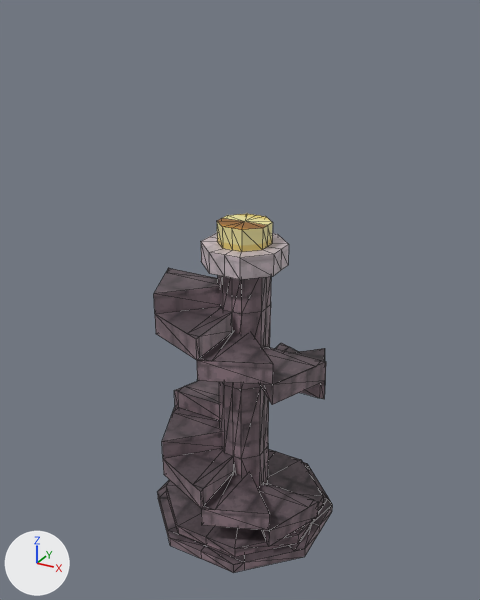
What one commit did to the glTF model assets/models/stairs_spiral_a.glb.
Camera for both pictures: a 50 mm camera at (3.41, -6.31, 6.18) aimed at (-0.05, -0.01, 3.04). Every picture has the same lights, and +X, +Y and +Z are marked at lower left. The picture after the commit comes second. Mesh edges are drawn as thin lines. Vertices at exactly the same position are counted once.

Names of what the first picture shows: 'glow', 'stairs'.
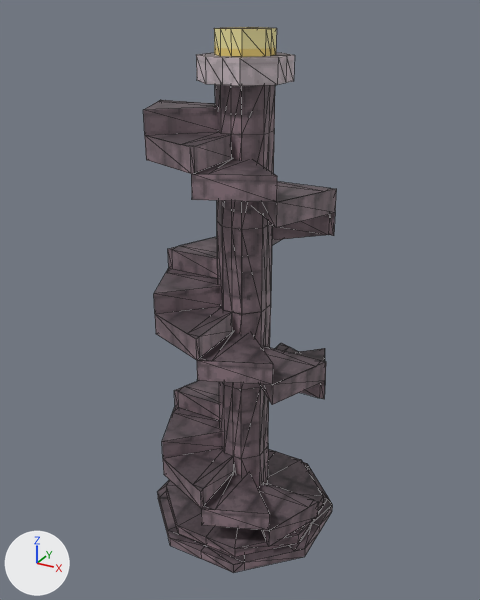
Diff of the bpy script that builds the scene:
```diff
--- a/assets/models/stairs_spiral_a.glb.py
+++ b/assets/models/stairs_spiral_a.glb.py
@@ me_glow @@
 # used by ob_glow; location = (0.0, 0.0, 0.0)
-me_glow.from_pydata(...)  # 25 vertices, 36 faces; spans x -0.289..0.289, y -0.289..0.289, z 3.75..4.0
+me_glow.from_pydata(...)  # 25 vertices, 36 faces; spans x -0.289..0.289, y -0.289..0.289, z 5.75..6.0
+# me_glow part 1: the whole mesh is moved by (0.0, 0.0, 2.0)
 me_glow.materials.append(mat_stairs_spiral_a)
@@ me_stairs @@
 # used by ob_stairs; location = (0.0, 0.0, 0.0)
-me_stairs.from_pydata(...)  # 262 vertices, 372 faces; spans x -1.1..1.1, y -1.1..1.1, z 0.0..3.75
+me_stairs.from_pydata(...)  # 366 vertices, 516 faces; spans x -1.1..1.1, y -1.1..1.1, z 0.0..5.75
+# me_stairs part 2: the loose piece of 25 vertices spanning x -0.46..0.46, y -0.46..0.46, z 3.5..3.75 is moved by (0.0, 0.0, 2.0)
+# me_stairs part 3
+# 12 vertices are removed from x -0.29..0.29, y -0.29..0.29, z 3.5
+# 24 faces are deleted
+# 31 vertices are added at x -1.06..1.06, y -1.06..1.06, z 3.25..5.25
+# 12 new vertices lie (0.0, 0.0, 1.0) away from vertices in x -0.29..0.29, y -0.29..0.29, z 3.0
+# 12 new vertices lie (0.0, 0.0, -1.0) away from vertices in x -0.29..0.29, y -0.29..0.29, z 4.0
+# 12 new vertices lie (0.0, 0.0, 1.0) away from vertices in x -0.29..0.29, y -0.29..0.29, z 4.0
+# 12 new vertices lie (0.0, 0.0, 0.5) away from vertices in x -0.29..0.29, y -0.29..0.29, z 5.0
+# 20 new vertices lie (0.0, 0.0, 0.25) away from vertices in x -1.06..1.06, y -1.06..1.06, z 3.25..5.0
+# 17 new vertices lie (0.0, 0.0, 0.25) away from vertices in x -0.75..1.06, y -1.06..1.06, z 3.5..5.0
+# 168 new faces join them
 me_stairs.materials.append(mat_stairs_spiral_a)
```

Boxes [x1, y1, x2, y2] around the edits, measured in the pictures (480 x 600 px; the box of a moved part takes in the faces that stretch with it):
'stairs', reshaped (9% wider, 53% taller)
    before: [154, 233, 332, 573]
    after: [143, 53, 337, 573]
'glow', moved
    before: [217, 214, 273, 252]
    after: [214, 27, 277, 57]
part 2 of me_stairs, moved or reshaped
    before: [201, 233, 289, 280]
    after: [196, 53, 295, 86]
part 3 of me_stairs, built on
    before: [218, 275, 271, 314]
    after: [143, 85, 337, 314]
